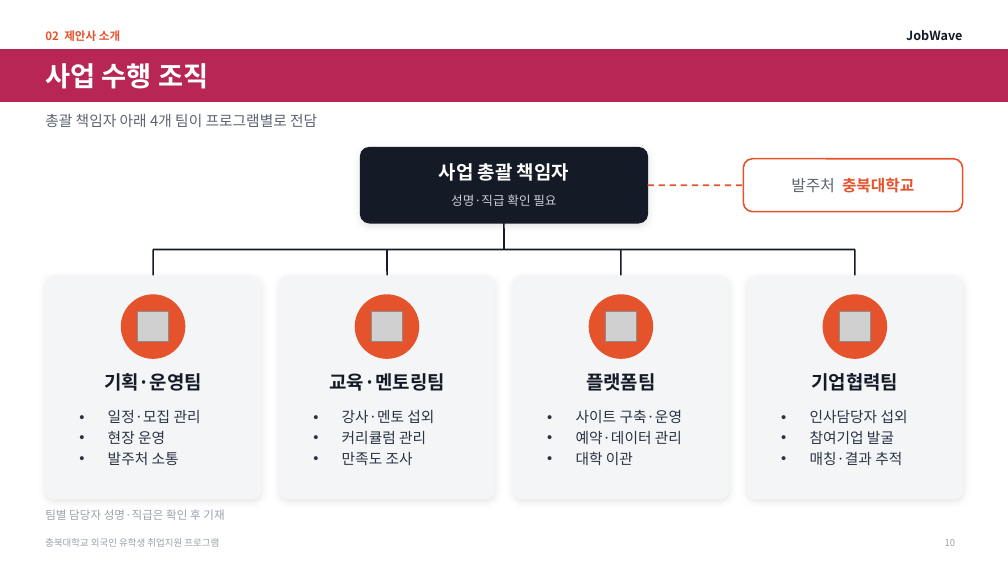
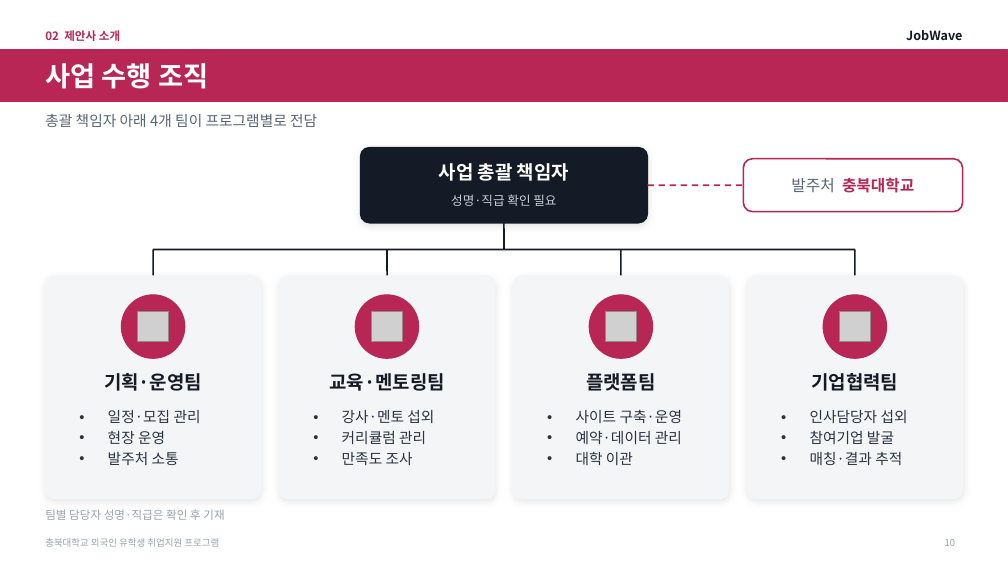
Before and after one commit to job-wave/Codex, a slide deck: slide 10 of output/jobwave-cbnu-proposal/JobWave_proposal_visual.pptx. Drawn at 1008x567 pixels with LibreOffice and Linux fonts; fonts in the diff are those of the drawing; grey boxes stand for pictures. Boxes give left, top, right and bottom in pixels: in the first picture for what was removed or moved away, otherwise in the second. Text is boxed around its words. In the diff, an @@ line names an element or a change of style, - is before the commit and + after.

```diff
--- a/output/jobwave-cbnu-proposal/JobWave_proposal_visual.pptx
+++ b/output/jobwave-cbnu-proposal/JobWave_proposal_visual.pptx
@@ text "02 제안사 소개" at (45, 30, 120, 41): text colour #E5532D to #B72654 @@
@@ text "발주처 충북대학교" at (791, 177, 914, 193): text colour #E5532D to #B72654 in "충북대학교" @@
@@ rounded rectangle at (743, 159, 963, 212): outline #E5532D 1.5 pt to #B72654 1.5 pt @@
@@ line (648, 185) - (743, 185): stroke #E5532D 1.5 pt dashed to #B72654 1.5 pt dashed @@
@@ fill #E5532D to #B72654; outline #E5532D 1 pt to #B72654 1 pt in 4 elements at (121, 295, 185, 358), (355, 295, 419, 358), (589, 295, 653, 358), (823, 295, 887, 358) @@
```
Also in this commit, not shown: 34 other slides changed, 2 other files.
